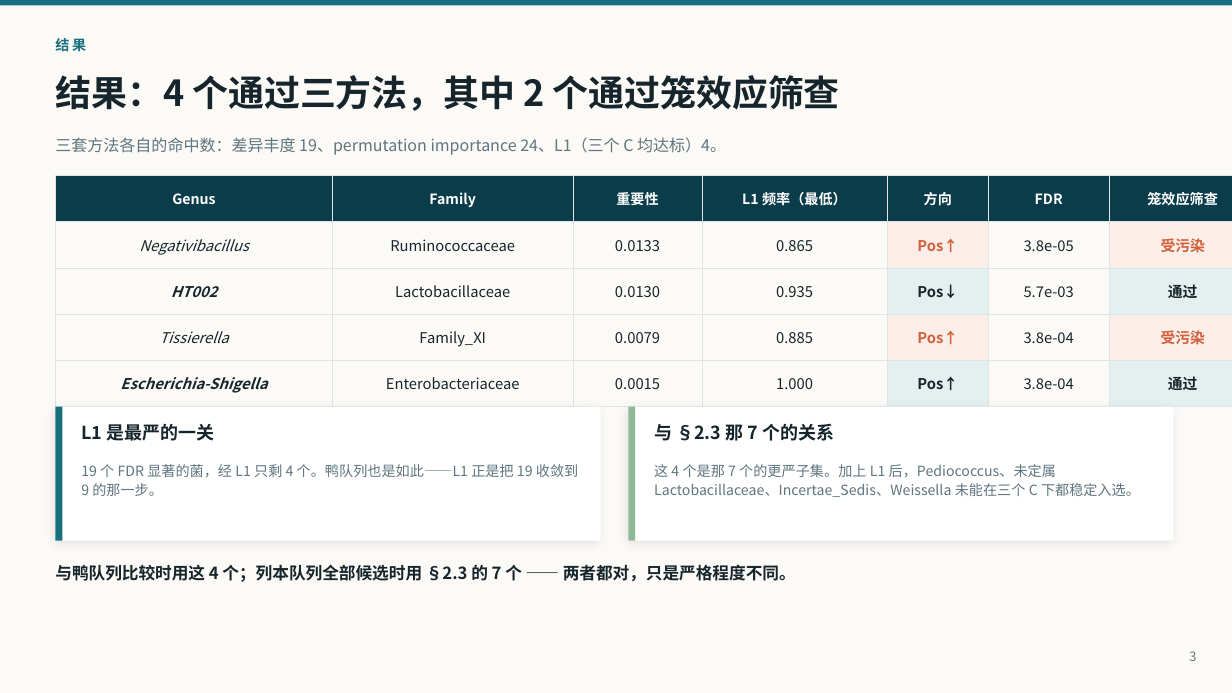
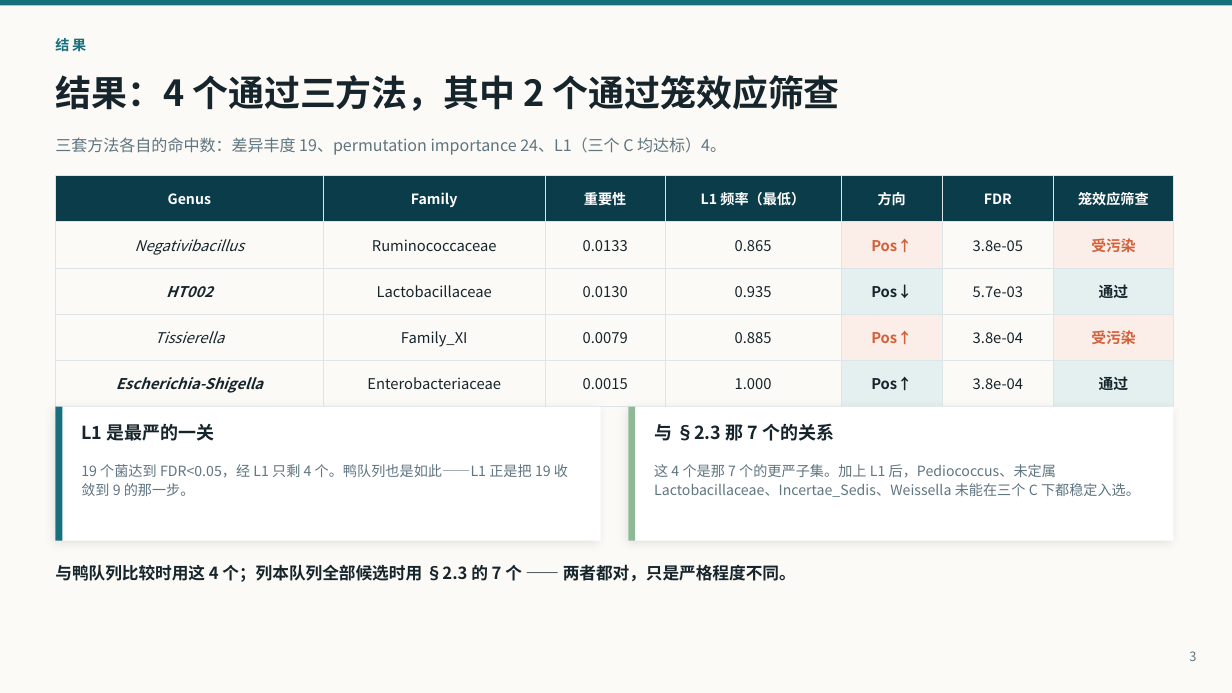
Before and after one commit to pengsihua2023/Christina-machine-learning-project, a slide deck: slide 3 of slides/Turkey_Biomarkers_CH.pptx. Drawn at 1232x693 pixels with LibreOffice and Linux fonts; fonts in the diff are those of the drawing. Boxes give left, top, right and bottom in pixels: in the first picture for what was removed or moved away, otherwise in the second. Text is boxed around its words. In the diff, an @@ line names an element or a change of style, - is before the commit and + after.

```diff
--- a/slides/Turkey_Biomarkers_CH.pptx
+++ b/slides/Turkey_Biomarkers_CH.pptx
@@ table: place and size @@
-table at box(55, 176, 1232, 397)
+table at box(55, 176, 1174, 397)
@@ text at box(81, 464, 568, 496): text changed @@
-19 个 FDR 显著的菌，经 L1 只剩 4 个。鸭队列也是如此——L1 正是把 19 收敛到 9 的那一步。
+19 个菌达到 FDR<0.05，经 L1 只剩 4 个。鸭队列也是如此——L1 正是把 19 收敛到 9 的那一步。
```
Also in this commit, not shown: 4 other files.
